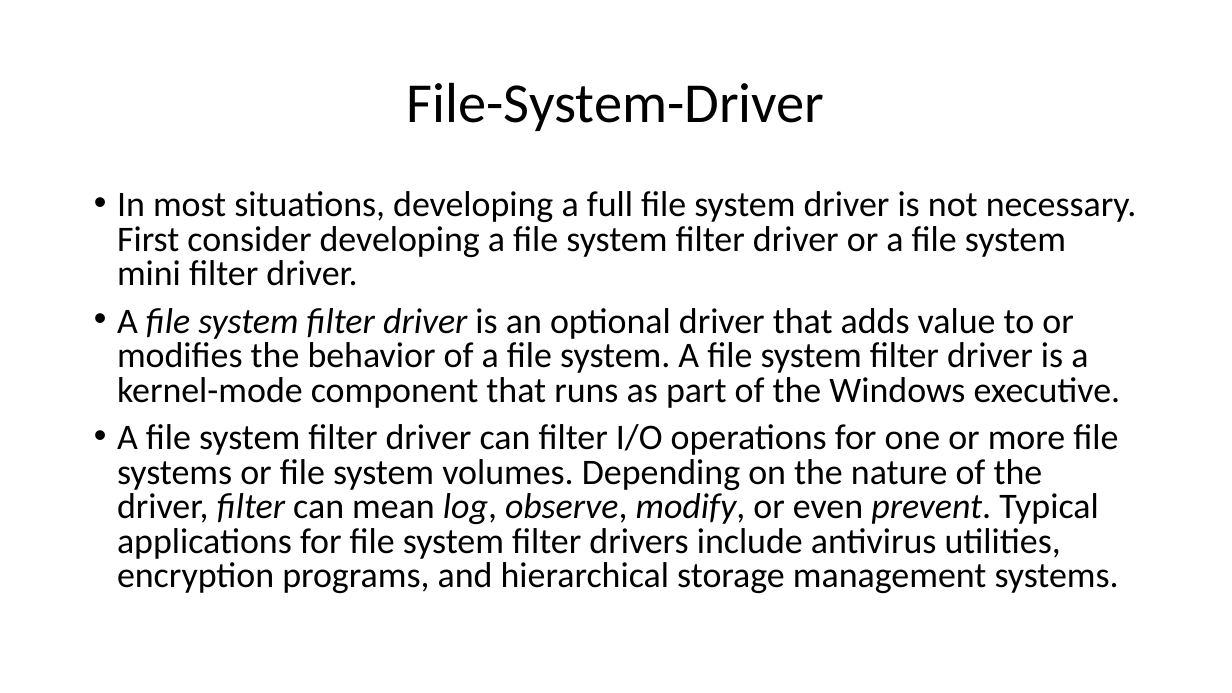
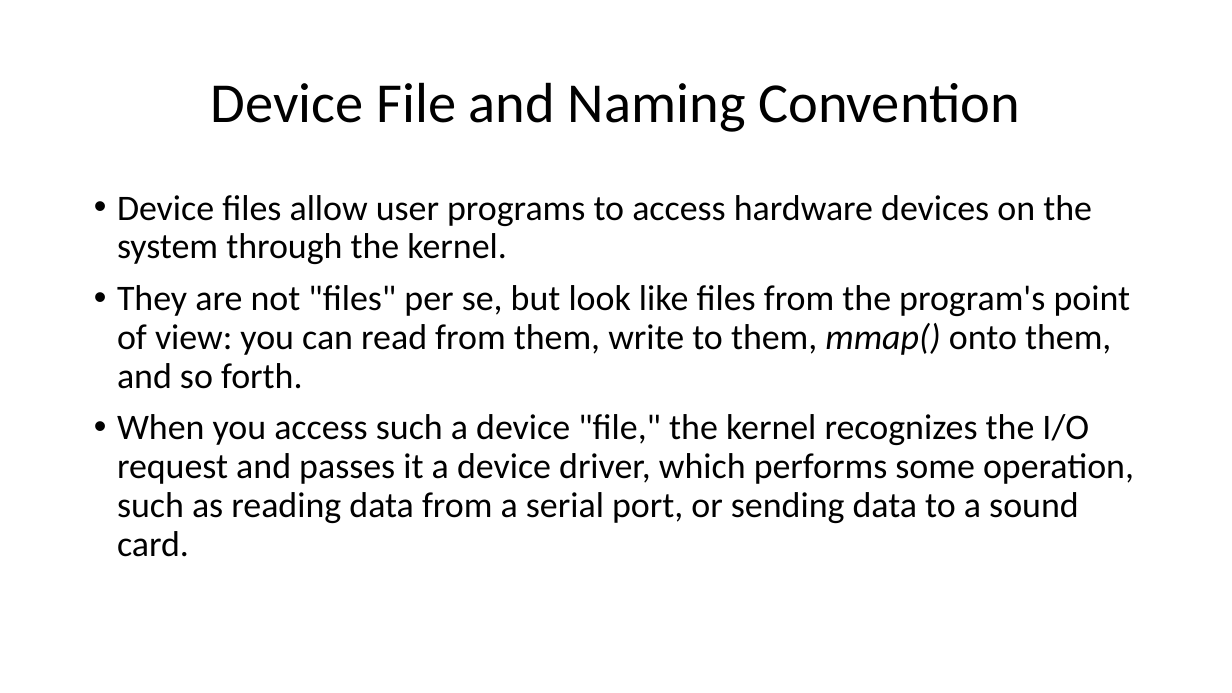
Before and after one commit to amolhadkar71/PPT-s, a slide deck: slide 4 of Types of File System.pptx (slide 15 before the commit). Drawn at 1232x693 pixels with LibreOffice and Linux fonts; fonts in the diff are those of the drawing. Boxes give left, top, right and bottom in pixels: in the first picture for what was removed or moved away, otherwise in the second. Text is boxed around its words. In the diff, an @@ line names an element or a change of style, - is before the commit and + after.

```diff
--- a/Types of File System.pptx
+++ b/Types of File System.pptx
@@ title at <box>211,82,1020,132</box>: text changed @@
-File-System-Driver
+Device File and Naming Convention
@@ text at <box>117,195,1134,557</box>: text changed @@
-• In most situations, developing a full file system driver is not necessary. First consider developing a file system filter driver or a file system mini filter driver.
-• A file system filter driver is an optional driver that adds value to or modifies the behavior of a file system. A file system filter driver is a kernel-mode component that runs as part of the Windows executive.
-• A file system filter driver can filter I/O operations for one or more file systems or file system volumes. Depending on the nature of the driver, filter can mean log, observe, modify, or even prevent. Typical applications for file system filter drivers include antivirus utilities, encryption programs, and hierarchical storage management systems.
+• Device files allow user programs to access hardware devices on the system through the kernel.
+• They are not "files" per se, but look like files from the program's point of view: you can read from them, write to them, mmap() onto them, and so forth.
+• When you access such a device "file," the kernel recognizes the I/O request and passes it a device driver, which performs some operation, such as reading data from a serial port, or sending data to a sound card.
```
Also in this commit, not shown: 8 other slides changed, 2 slides added, 6 slides removed, 2 other files.
